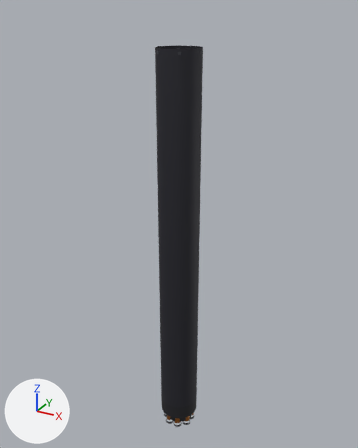
What one commit did to the glTF model assets/rockets/electrino/booster.mid.glb.
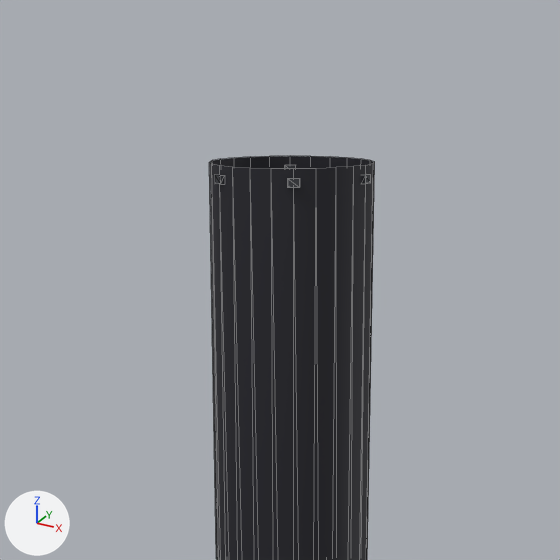
Old and new are each drawn whole from a 50 mm camera at (6.35, -11.54, 13.02) aimed at (-0.16, 0.3, 7.1) and again close up on the part from 26% to 72% of the width and 0% to 36% of the height. Arrows for +X, +Y and +Z are at lower left; the lights stay in place. The older version's two pictures come first. The close-ups show mesh edges as thin lines. Where no turn or scale is listed for an object, it has been applied to the vertices. Vertices at exactly the same position are counted once.

Objects in the first close-up: 'booster.dark'.
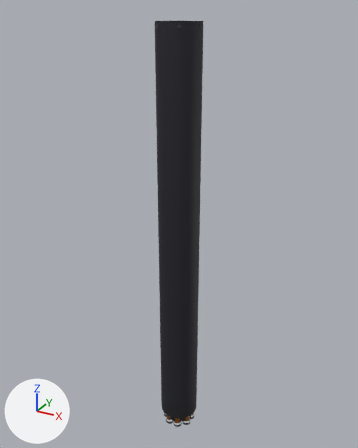
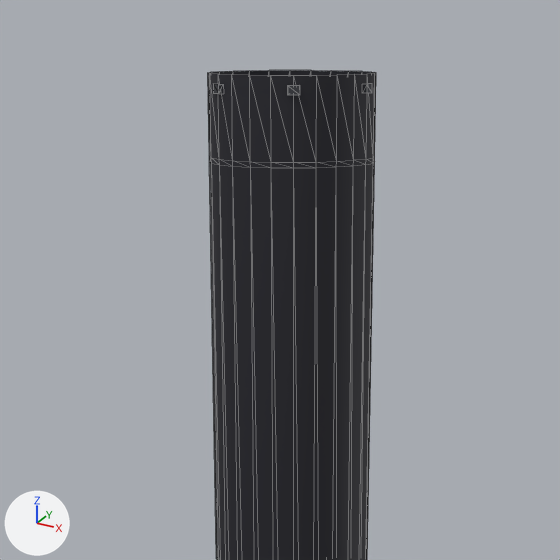
Where the newer file only moved an object's origin or applied its transform, the numbers keep the older frame.

Where the change shows, as pixel boxes (x1, y1, x2, y2) in the close-ups (560 x 560 px; the box of a moved part takes in the faces that stretch with it):
'booster.dark', reshaped
    before: (209, 156, 375, 560)
    after: (208, 70, 376, 560)
part 1 of me_booster_dark, moved or reshaped
    before: (362, 174, 371, 184)
    after: (364, 84, 372, 94)
part 2 of me_booster_dark, moved or reshaped
    before: (288, 178, 300, 188)
    after: (288, 85, 300, 95)
part 3 of me_booster_dark, moved or reshaped
    before: (215, 175, 223, 184)
    after: (213, 84, 222, 94)
part 4 of me_booster_dark, added
    after: (208, 70, 376, 168)

Patch to the scene script:
```diff
--- a/assets/rockets/electrino/booster.mid.glb.py
+++ b/assets/rockets/electrino/booster.mid.glb.py
@@ me_booster_dark @@
 # used by ob_booster_dark; location = (0.0, 0.0, 6.13)
-me_booster_dark.from_pydata(...)  # 266 vertices, 456 faces; spans x -0.62..0.62, y -0.6..0.6, z -5.95..5.95
+me_booster_dark.from_pydata(...)  # 314 vertices, 552 faces; spans x -0.62..0.62, y -0.6..0.6, z -5.95..6.55
+# me_booster_dark part 1: the loose piece of 8 vertices spanning x 0.58..0.62, y -0.04..0.04, z 5.82..5.88 is moved by (0.0, 0.0, 0.6)
+# me_booster_dark part 2: the loose piece of 8 vertices spanning x 0.25..0.35, y -0.56..-0.48, z 5.82..5.88 is moved by (0.0, 0.0, 0.6)
+# me_booster_dark part 3: the loose piece of 8 vertices spanning x -0.35..-0.25, y -0.56..-0.48, z 5.82..5.88 is moved by (0.0, 0.0, 0.6)
+# me_booster_dark part 4
+# 24 new vertices lie (0.0, 0.0, 0.04) away from vertices in x -0.6..0.6, y -0.6..0.6, z 5.95
+# 24 new vertices lie (0.0, 0.0, 0.56) away from vertices in x -0.6..0.6, y -0.6..0.6, z 5.99
+# 96 new faces join them
+# other edits to the shape of me_booster_dark do not show in these pictures
 me_booster_dark.materials.append(mat_or_dark)
```
